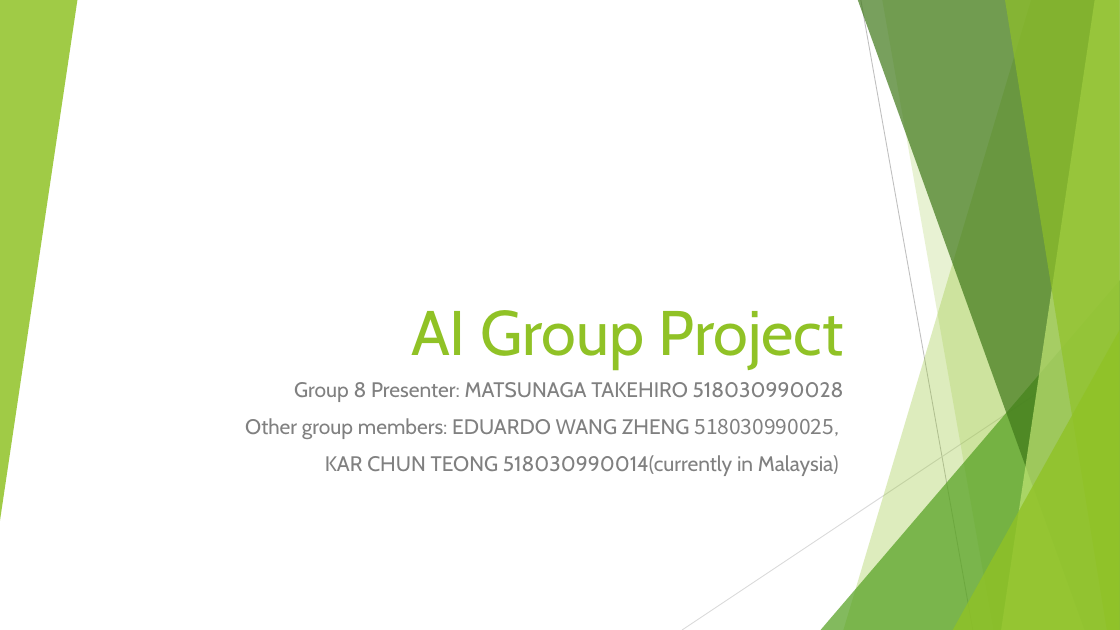
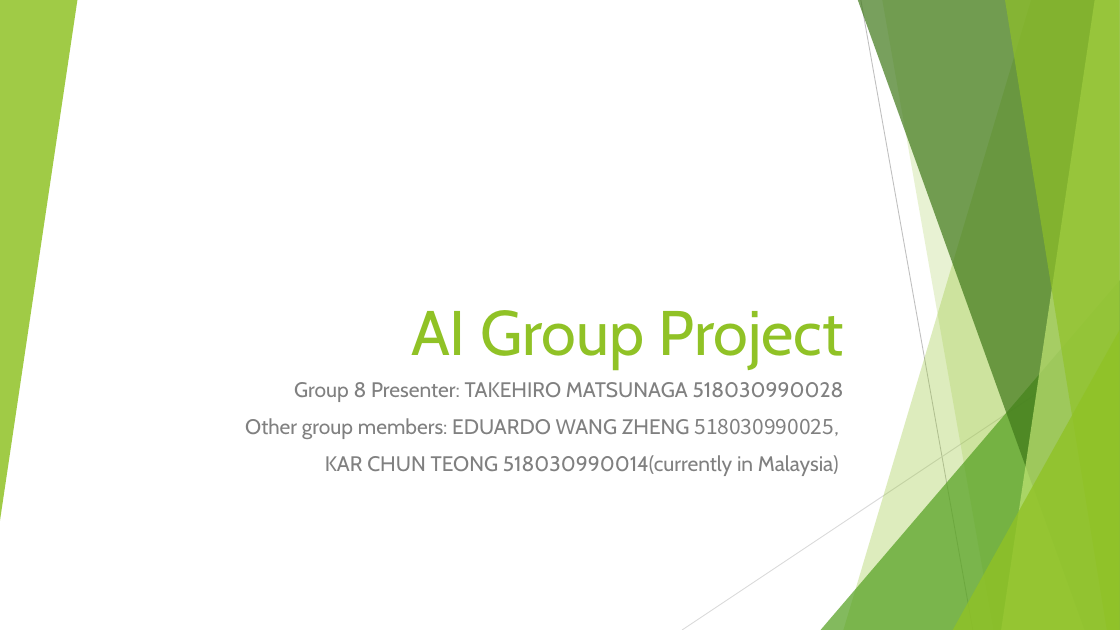
Before and after one commit to VongolaTeong/Multi-label-Classification-on-YouTube-8M, a slide deck: slide 1 of Pre.pptx. Drawn at 1120x630 pixels with LibreOffice and Linux fonts; fonts in the diff are those of the drawing. Boxes give left, top, right and bottom in pixels: in the first picture for what was removed or moved away, otherwise in the second. Text is boxed around its words. In the diff, an @@ line names an element or a change of style, - is before the commit and + after.

Commit message:
modify presentation

```diff
--- a/Pre.pptx
+++ b/Pre.pptx
@@ subtitle at bbox=[294, 382, 844, 402]: text changed @@
-Group 8 Presenter: MATSUNAGA TAKEHIRO 518030990028
+Group 8 Presenter: TAKEHIRO MATSUNAGA 518030990028
```
Also in this commit, not shown: 4 other slides changed, 1 slide added, 3 slides removed, 4 other files.
